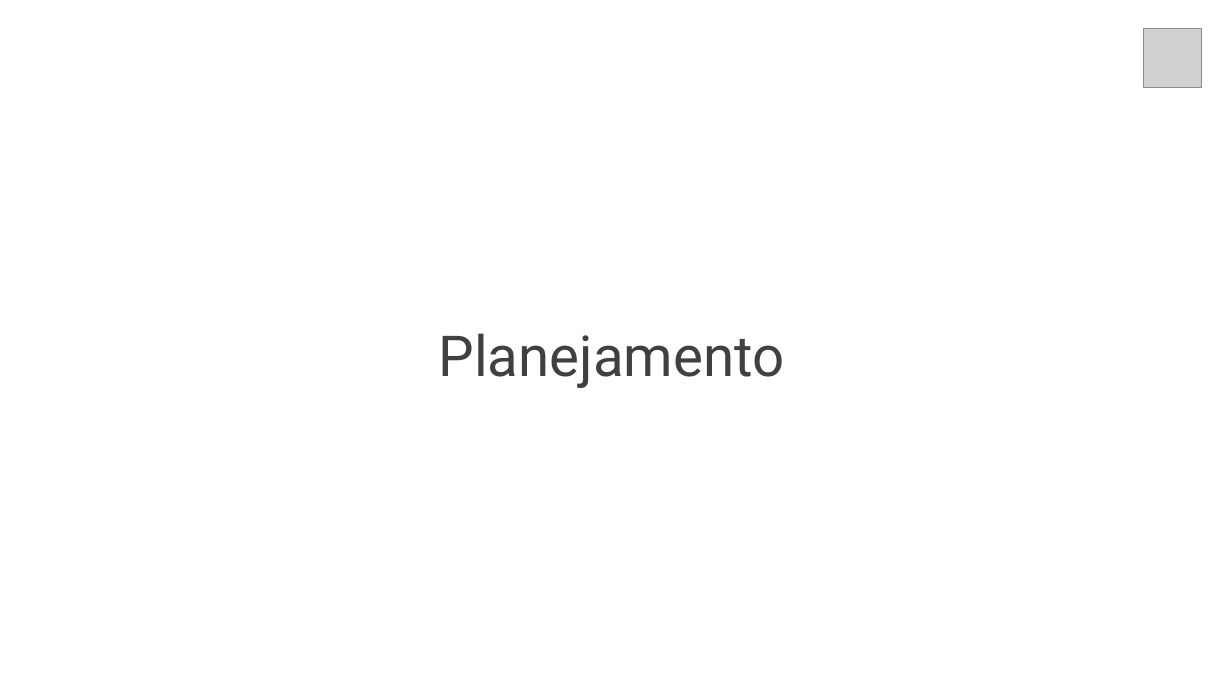
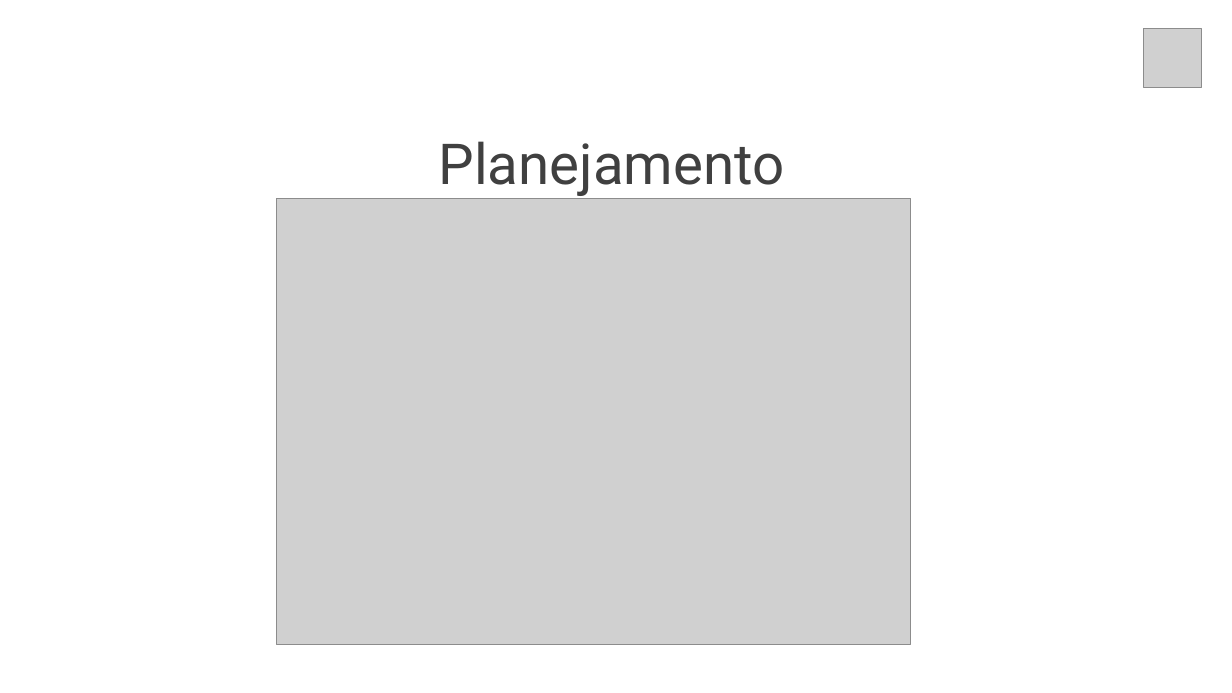
Before and after one commit to gui-ss/projeto-bandtec, a slide deck: slide 10 of documentacao/chameleon.pptx (slide 9 before the commit). Drawn at 1232x693 pixels with LibreOffice and Linux fonts; fonts in the diff are those of the drawing; grey boxes stand for pictures. Boxes give left, top, right and bottom in pixels: in the first picture for what was removed or moved away, otherwise in the second. Text is boxed around its words. In the diff, an @@ line names an element or a change of style, - is before the commit and + after.

```diff
--- a/documentacao/chameleon.pptx
+++ b/documentacao/chameleon.pptx
@@ text "Planejamento": place and size @@
-text "Planejamento" at (439,333,785,388)
+text "Planejamento" at (439,141,785,196)
@@ picture added at (276,198,911,644) @@
```
Also in this commit, not shown: 12 other slides changed, 5 slides added, 1 slide removed, 5 other files.
